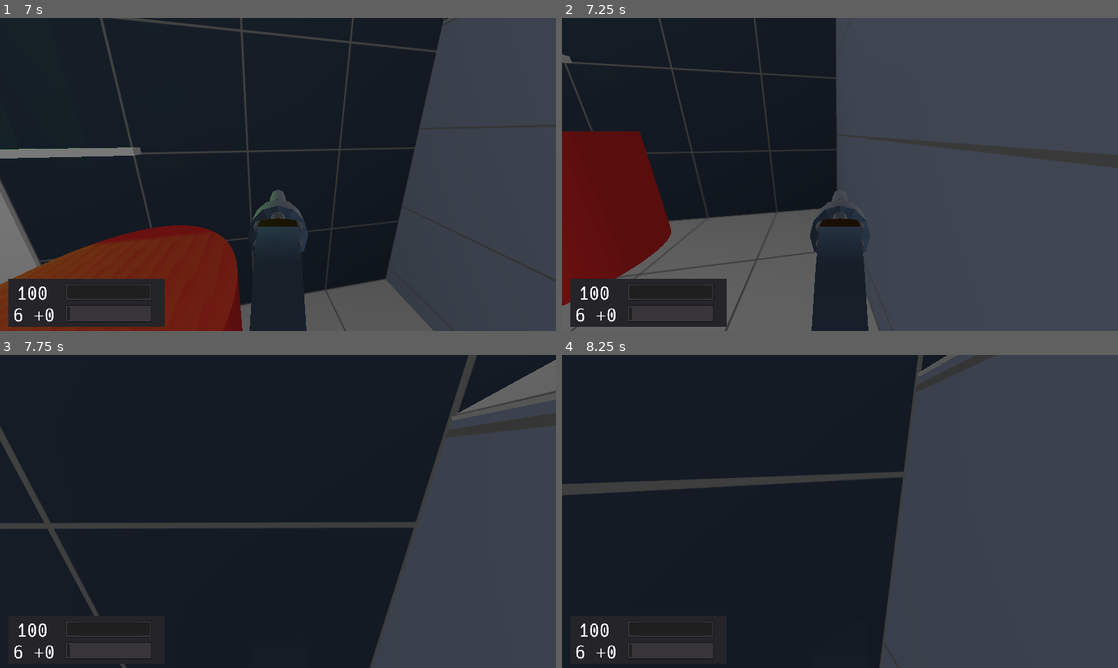
Above: before the commit, frames 1-4 (two rows, left to right).
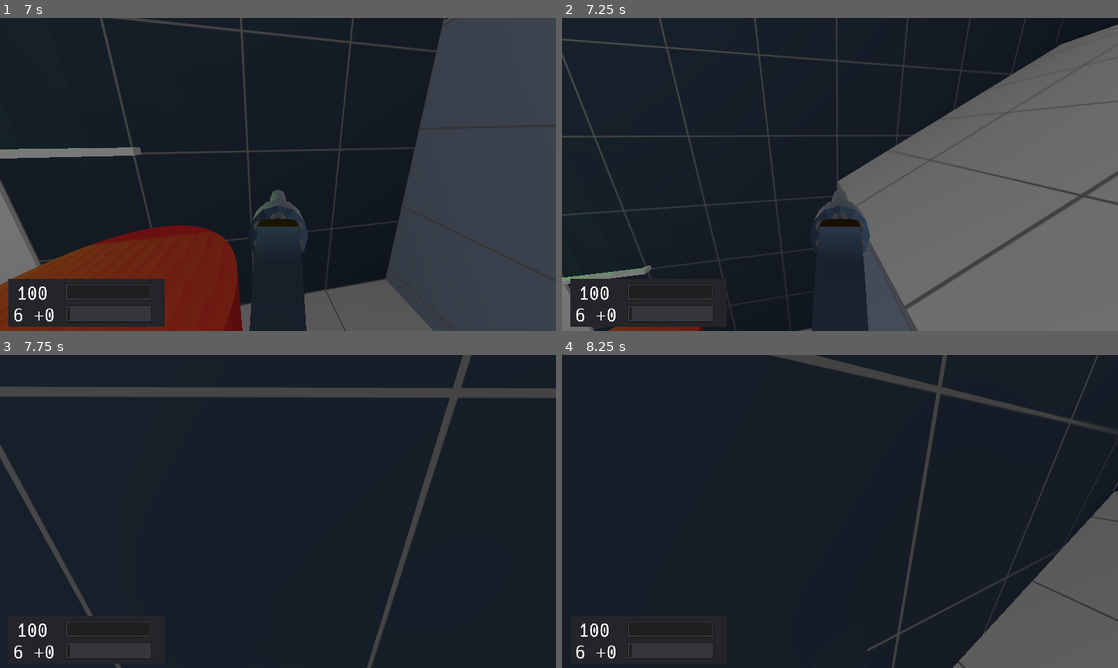
Above: after the commit, the same moments.

Repository: duckinator/keress
Game: Godot game, scene res://menus/MainMenu.tscn
Two runs of this game, one before a commit and one after it. Both use one fixed random seed, a clock stepped at 60 frames per second and the inputs below.
Inputs (mouse positions are in pixels of both pictures, inside the frame that each line leads up to):
- Up to frame 1 (7 s): click "New Game" at 0.5 s; tap Enter (ui_accept) at 1.25 s; move the mouse to (272, 180) at 1.27 s; press the mouse at (272, 180) at 1.28 s; hold W (movement_forward) 1.28-3.53 s; tap Space (movement_jump) at 1.52, 2.27, 3.77, 4.52, 5.27, 6.77 s; move the mouse to (316, 177) at 2.02 s; release the mouse at (316, 177) at 2.03 s; right-click (316, 177) at 2.1 s; move the mouse to (233, 171) at 2.77 s; tap Shift (movement_crouch) at 2.85 s; move the mouse to (283, 174) at 3.52 s; hold A (movement_left) 3.53-4.28 s; tap Tab (quick_switch_item) at 3.6 s; move the mouse to (255, 168) at 4.27 s; hold 1 4.28-5.03 s; hold W (movement_forward) 4.28-6.53 s; move the mouse to (305, 174) at 5.02 s; tap 2 at 5.1 s; move the mouse to (250, 174) at 5.77 s; hold 3 5.78-6.53 s; move the mouse to (289, 168) at 6.52 s; hold D (movement_right) from 6.53 s (still down); tap 4 at 6.6 s
- Up to frame 2 (7.25 s): keep holding D (movement_right)
- Up to frame 3 (7.75 s): move the mouse to (272, 517) at 7.27 s; release D (movement_right) at 7.28 s; press the mouse at (272, 517) at 7.28 s; hold W (movement_forward) from 7.28 s (still down); tap Space (movement_jump) at 7.52 s
- Up to frame 4 (8.25 s): keep holding W (movement_forward); move the mouse to (878, 514) at 8.02 s; release the mouse at (878, 514) at 8.03 s; right-click (878, 514) at 8.1 s

Frame 1 is identical in both runs. In frame 2, 63% of the frame differs, in the area x 0-100%, y 0-100%; in frame 3, 29%; in frame 4, 40%.

Commit message:
Clean up Enemy1.gd/_process_body_entered() significantly.

Diff:
--- a/src/enemies/enemy1/Enemy1.gd
+++ b/src/enemies/enemy1/Enemy1.gd
@@ -252,23 +252,10 @@
 	var height = $MeshInstance.mesh.height
 	if body is KinematicBody:
 		# Curb stomps.
-		Console.log("KINEMATICBODY COLLISION")
-		if floor(body.translation.y) > floor(self.translation.y + height):
-			Console.log("CURB STOMP")
+		if floor(body.translation.y) > floor(translation.y):
 			var vel = body.get_last_velocity()
 			var damage = impact_to_damage(body, vel)
 			adjust_health(-damage)
 			body.jump()
 		set_state(EVADE)
 		return
-
-	#var vel = body.get_last_velocity()
-	# If the player is on top of the enemy, it's a curb stomp.
-	#if floor(body.translation.y) > floor(self.translation.y + height):
-	#	#set_state(EVADE)
-	#	#var gravity = Game.get_total_gravity_for(self)
-	#	#var damage = impact_to_damage(body, Vector3(vel.x, gravity.y, vel.z))
-	#	var vel = body.get_last_velocity()
-	#	var damage = impact_to_damage(body, vel)
-	#	adjust_health(-damage)
-	#	set_state(EVADE)
